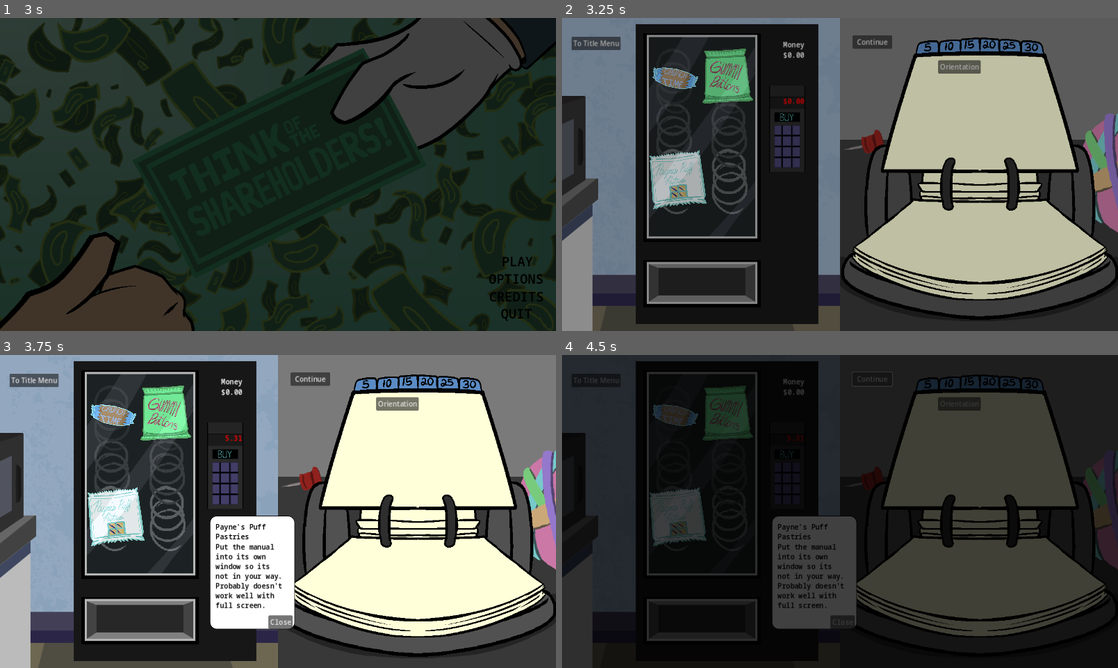
Above: before the commit, frames 1-4 (two rows, left to right).
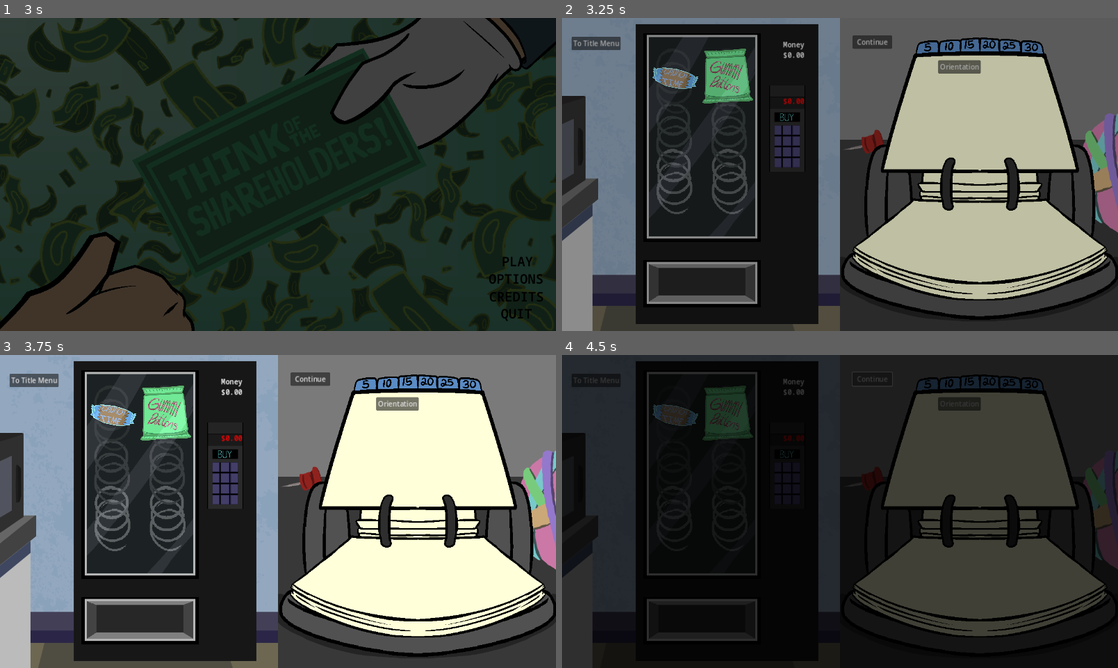
Above: after the commit, the same moments.

Repository: Carth501/team-ferret
Game: Godot game, scene res://scenes/splash/splash_screen_manager.tscn
Same seed, same stepped clock (60 frames per second), same inputs: the game is played once before the commit and once after it. Sound files missing from this copy of the repository are replaced by a short silence.
Inputs (mouse positions are in pixels of both pictures, inside the frame that each line leads up to):
- Up to frame 1 (3 s): tap Enter at 0.5 s; move the mouse to (400, 158) at 0.52 s; click (400, 158) at 0.67 s; drag from (166, 190) to (250, 237) at 1.27 s; move the mouse to (333, 105) at 2.02 s; click (333, 105) at 2.17 s; click (517, 262) at 2.75 s
- Up to frame 2 (3.25 s): no input
- Up to frame 3 (3.75 s): click (116, 517) at 3.52 s
- Up to frame 4 (4.5 s): click "Continue" at 4.25 s

Frame 1 is identical in both runs. In frame 2, 1.5% of the frame differs, in the area x 15-26%, y 42-62%; in frame 3, 7.0%, in the area x 15-54%, y 25-88%; in frame 4, 6.3%.

Commit message:
remove windowed mode upgrade stuff

Diff:
--- a/scenes/manual.tscn
+++ b/scenes/manual.tscn
@@ -58,14 +58,6 @@
 [node name="closePlayer" type="AudioStreamPlayer" parent="."]
 stream = ExtResource("5_ptkdu")
 
-[node name="Window" type="Window" parent="."]
-position = Vector2i(0, 36)
-size = Vector2i(765, 515)
-visible = false
-
-[node name="manual_book2" parent="Window" instance=ExtResource("5_8tfrf")]
-visible = false
-
 [connection signal="pressed" from="toggle button" to="." method="toggle_manual_popup"]
 [connection signal="next_page" from="manual_book" to="." method="next_page"]
 [connection signal="prev_page" from="manual_book" to="." method="prev_page"]
--- a/scenes/vending_machine.tscn
+++ b/scenes/vending_machine.tscn
@@ -183,6 +183,7 @@
 scale = Vector2(2, 2)
 
 [node name="manual_window" type="Button" parent="upgrades" node_paths=PackedStringArray("check_mark")]
+visible = false
 layout_mode = 0
 offset_left = 28.0
 offset_top = 304.0
--- a/scripts/cubicle.gd
+++ b/scripts/cubicle.gd
@@ -317,4 +317,3 @@
 		var upgrades = active_save.upgrades
 		level_clock_handler.visible = upgrades.has("digital_clock") && upgrades.digital_clock
 		pager_ref.toggle_extra_button(upgrades.has("pager_buttons") && upgrades.pager_buttons)
-		manual_instance.set_windowed_mode(upgrades.has("manual_window") && upgrades.manual_window)
--- a/scripts/manual.gd
+++ b/scripts/manual.gd
@@ -8,7 +8,6 @@
 @onready var close_player = $closePlayer as AudioStreamPlayer
 @onready var flick_player = $flickPlayer as AudioStreamPlayer
 @onready var turn_player = $turnPlayer as AudioStreamPlayer
-@onready var window = $Window
 
 var pages: Array = []
 var current_page_index = 0
@@ -24,13 +23,6 @@
 	l_body = manual_book.left_text
 	r_header = manual_book.right_header
 	r_body = manual_book.right_text
-
-func set_windowed_mode(setting: bool):
-	if(setting):
-		remove_child(manual_book)
-		window.add_child(manual_book)
-	else:
-		window.visible = false
 
 func toggle_manual_popup():
 	manual_book.visible = !manual_book.visible
